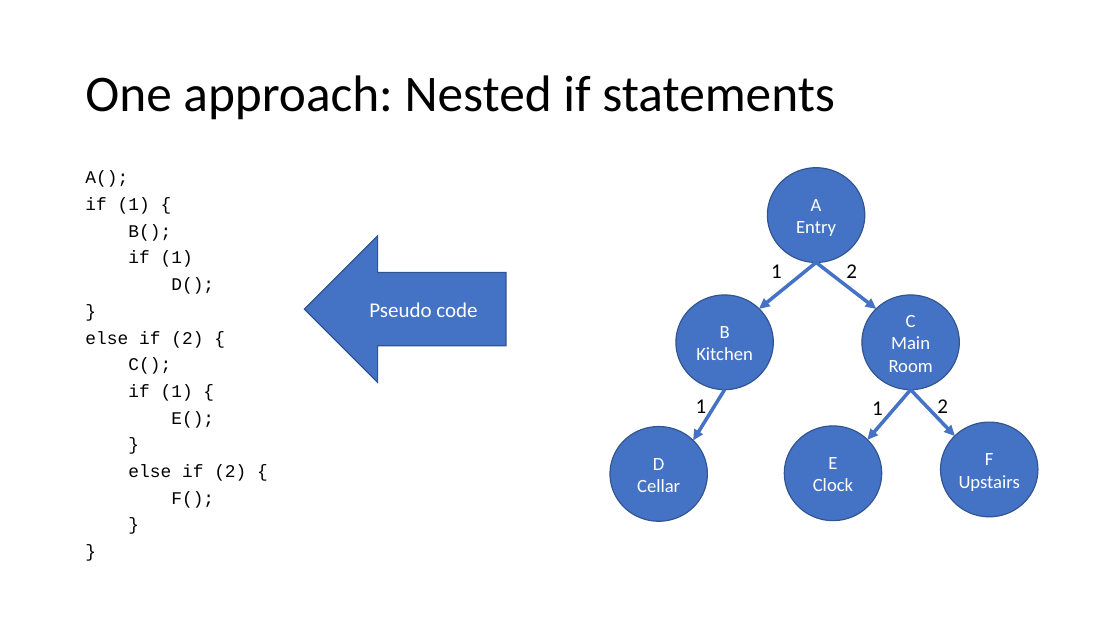
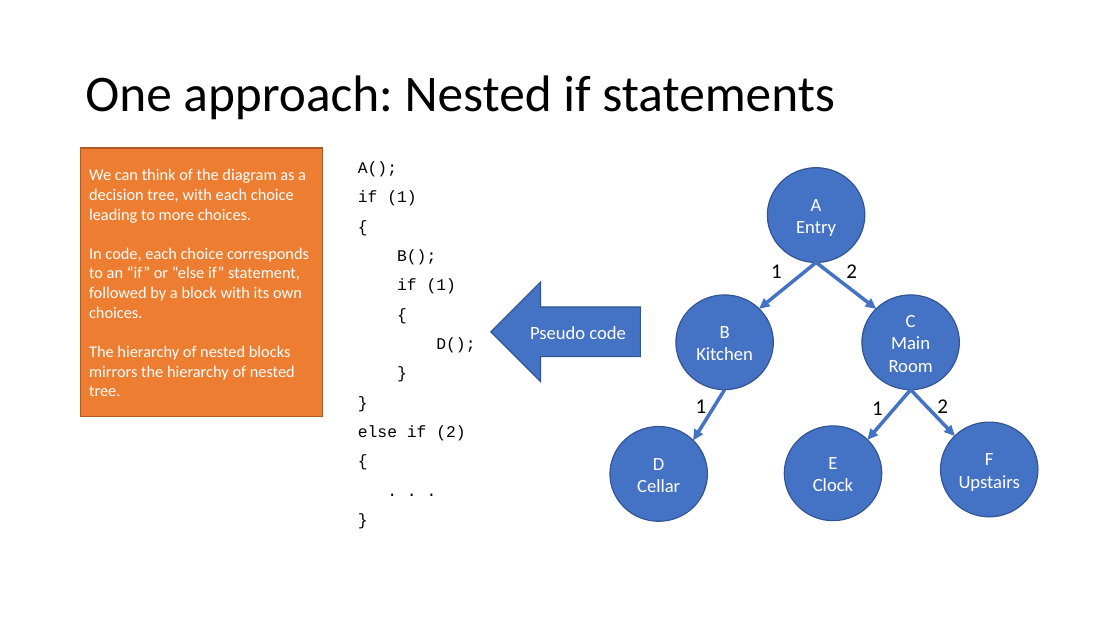
Before and after one commit to SWHS-PC/Users, a slide deck: slide 3 of NiklasB/WebAdventure/StateMachine.pptx. Drawn at 1120x630 pixels with LibreOffice and Linux fonts; fonts in the diff are those of the drawing. Boxes give left, top, right and bottom in pixels: in the first picture for what was removed or moved away, otherwise in the second. Text is boxed around its words. In the diff, an @@ line names an element or a change of style, - is before the commit and + after.

```diff
--- a/NiklasB/WebAdventure/StateMachine.pptx
+++ b/NiklasB/WebAdventure/StateMachine.pptx
@@ rectangle added at [81,148,323,417], fill #ED7D31, outline #AF5C24 1 pt, 14 pt, text #FFFFFF @@
+We can think of the diagram as a decision tree, with each choice leading to more choices.
+In code, each choice corresponds to an “if” or “else if” statement, followed by a block with its own choices.
+The hierarchy of nested blocks mirrors the hierarchy of nested tree.
@@ text at [358,161,475,441]: paragraph added @@
+{
@@ text at [358,161,475,441]: paragraph removed @@
-}
@@ text "A();": place and size @@
-text "A();" at [85,171,246,508]
+text "A();" at [358,161,475,441]
@@ text at [358,161,475,353]: size 15.3 to 14 pt in "A();", "B();", "if (1)", "D();" and 3 more places; line spacing 0.7 to 0.9 @@
@@ text at [358,190,416,206]: text changed; size 15.3 to 14 pt @@
-if (1) {
+if (1)
+{
@@ left arrow "Pseudo code": place and size @@
-left arrow "Pseudo code" at [304,236,506,382]
+left arrow "Pseudo code" at [491,282,640,381]
@@ left arrow "Pseudo code" at [491,282,640,381]: size 18 to 16 pt @@
@@ text at [85,331,214,428]: paragraphs removed @@
-else if (2) {
-C();
-if (1) {
-E();
@@ text at [358,425,465,441]: text changed; size 15.3 to 14 pt @@
-else if (2) {
-F();
+else if (2)
+{
+. . .
```
Also in this commit, not shown: 6 other slides changed.
